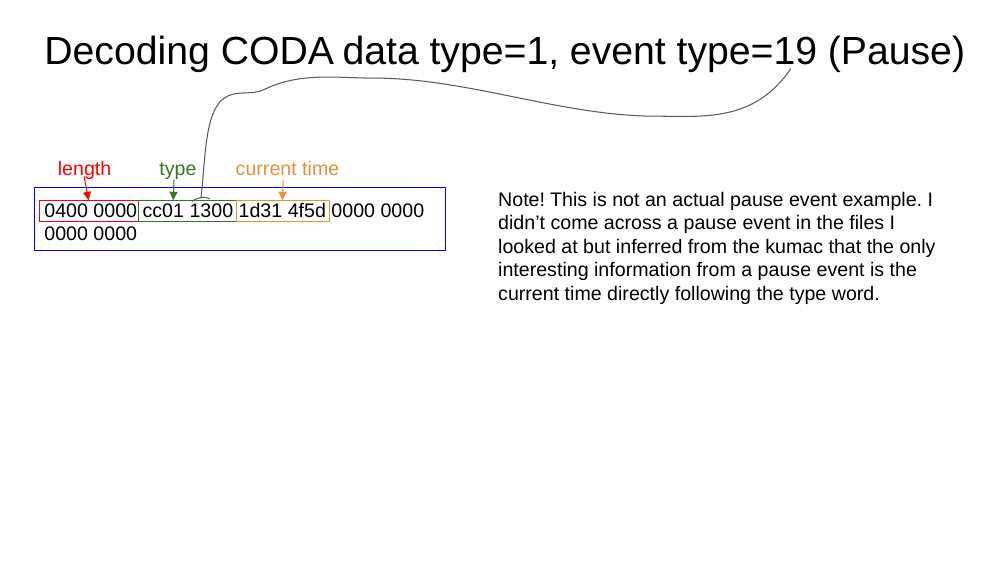
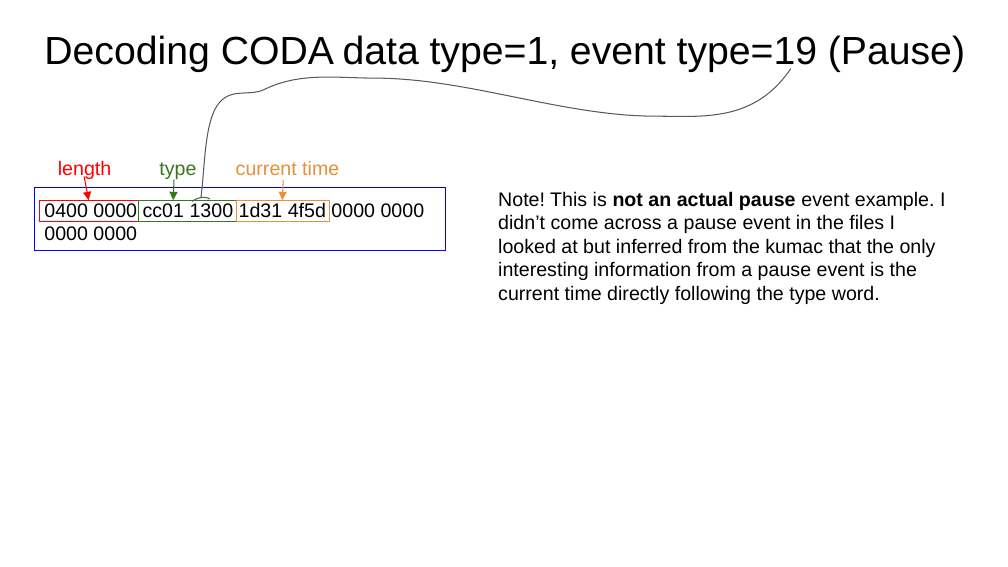
Before and after one commit to jonesdc76/moller_analyser, a slide deck: slide 8 of DecodeMollerCODA.pptx. Drawn at 1008x567 pixels with LibreOffice and Linux fonts; fonts in the diff are those of the drawing. Boxes give left, top, right and bottom in pixels: in the first picture for what was removed or moved away, otherwise in the second. Text is boxed around its words. In the diff, an @@ line names an element or a change of style, - is before the commit and + after.

```diff
--- a/DecodeMollerCODA.pptx
+++ b/DecodeMollerCODA.pptx
@@ text "Note! This is not an ..." at (x1=498, y1=191, x2=945, y2=304): bold on in "not an actual pause" @@
```
Also in this commit, not shown: 2 other slides changed, 1 other file.
